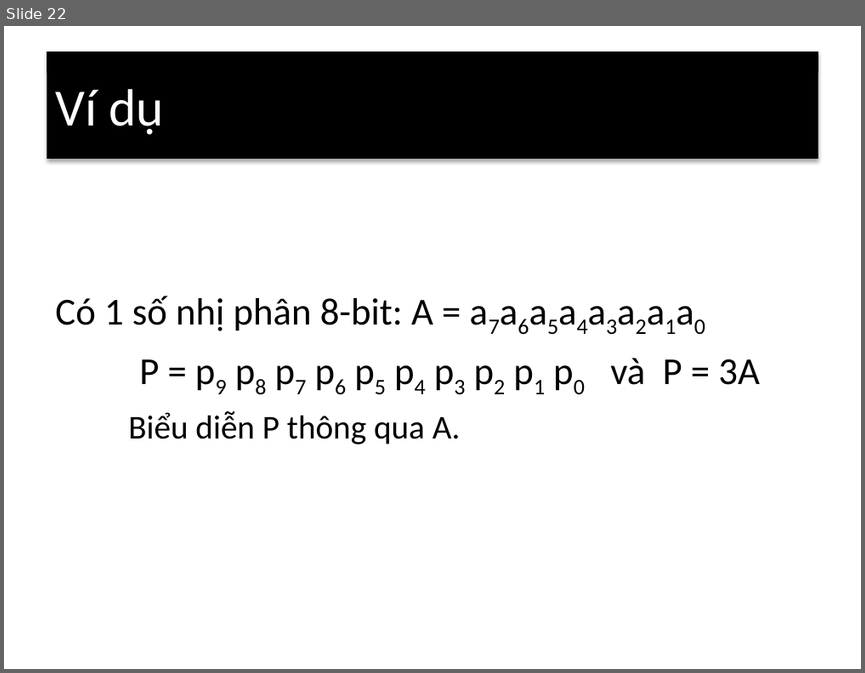
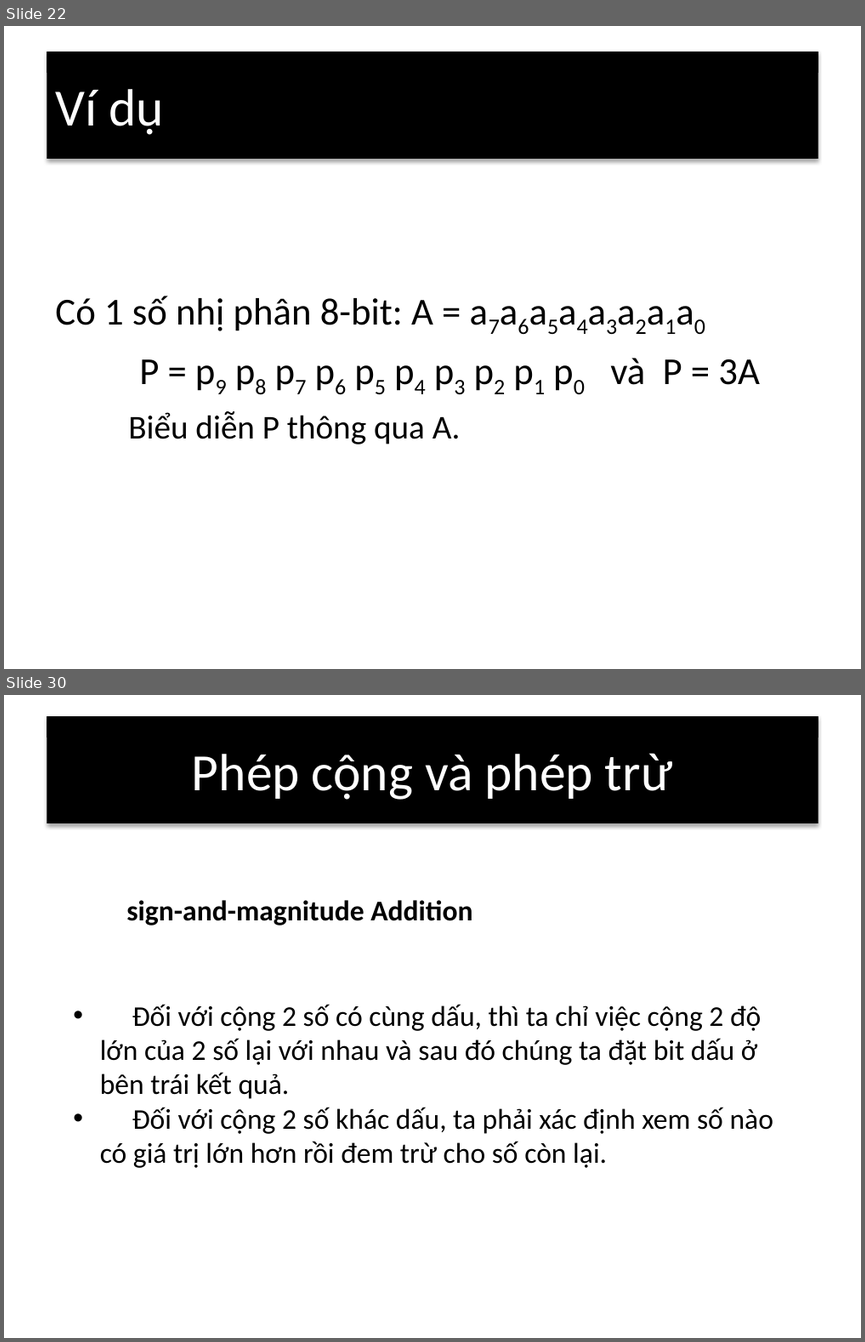
Before and after one commit to nguyentoanthang/FPGA, a slide deck: Báo-Cáo.pptx. Shown one above the other, each under a label of ours: slide 22 before the commit, slides 22 and 30 after it; the slides between them are not shown. The pictures are 865x673 and 865x1342 pixels, drawn with LibreOffice and Linux fonts; fonts in the diff are those of the drawing. Boxes give left, top, right and bottom in pixels: in the first picture for what was removed or moved away, otherwise in the second. Text is boxed around its words. In the diff, an @@ line names an element or a change of style, - is before the commit and + after.

```diff
--- a/Báo-Cáo.pptx
+++ b/Báo-Cáo.pptx
@@ slide 30 added at (4,695,861,1338), background #FFFFFF @@
@@ title added at (46,716,818,823), fill #000000, 44 pt, text #FFFFFF @@
+Phép cộng và phép trừ
@@ text added at (126,900,472,925), 24 pt, text #000000, bold @@
+sign-and-magnitude Addition
@@ text added at (100,1004,773,1168), 24 pt, text #000000 @@
+• Đối với cộng 2 số có cùng dấu, thì ta chỉ việc cộng 2 độ lớn của 2 số lại với nhau và sau đó chúng ta đặt bit dấu ở bên trái kết quả.
+• Đối với cộng 2 số khác dấu, ta phải xác định xem số nào có giá trị lớn hơn rồi đem trừ cho số còn lại.
```
Also in this commit, not shown: 1 slide changed, 13 other slides added, 2 slides removed, 2 other files.
